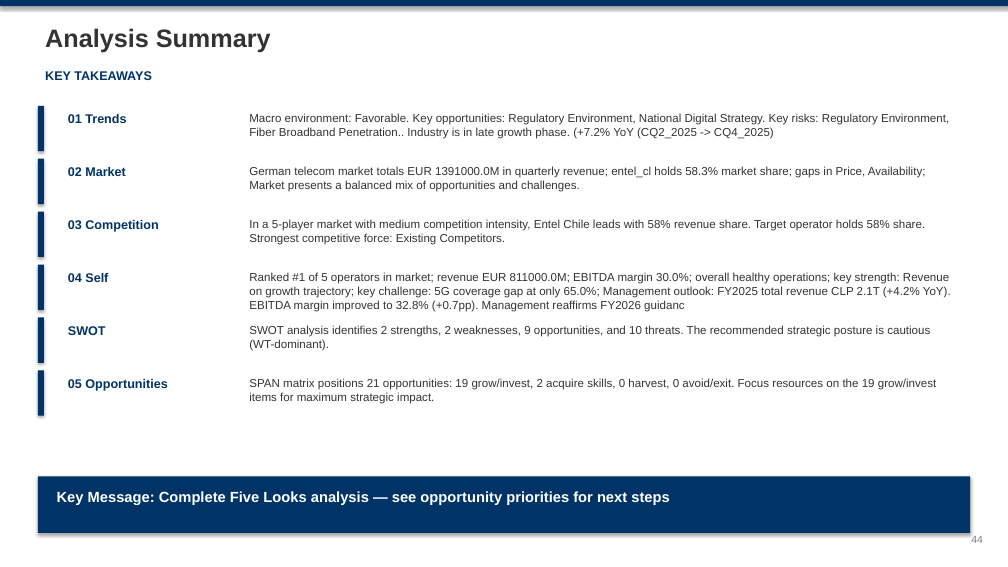
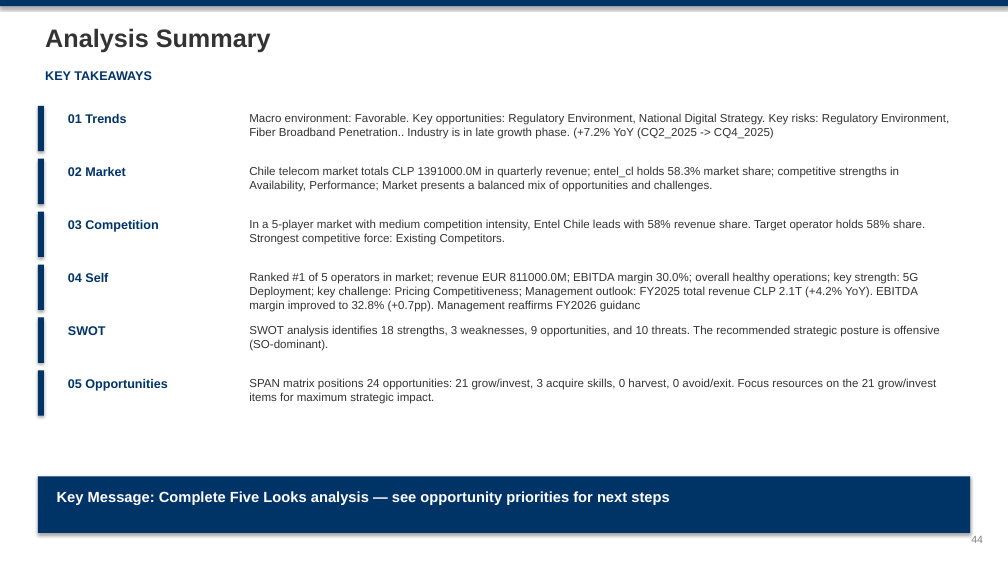
Before and after one commit to mypinseeker/BLM-Financial-Report-Analysis, a slide deck: slide 44 of reports/chile/entel_cl/CQ4_2025/blm_entel_cl_analysis_cq4_2025.pptx. Drawn at 1008x567 pixels with LibreOffice and Linux fonts; fonts in the diff are those of the drawing. Boxes give left, top, right and bottom in pixels: in the first picture for what was removed or moved away, otherwise in the second. Text is boxed around its words. In the diff, an @@ line names an element or a change of style, - is before the commit and + after.

```diff
--- a/reports/chile/entel_cl/CQ4_2025/blm_entel_cl_analysis_cq4_2025.pptx
+++ b/reports/chile/entel_cl/CQ4_2025/blm_entel_cl_analysis_cq4_2025.pptx
@@ text at (249, 166, 899, 192): text changed @@
-German telecom market totals EUR 1391000.0M in quarterly revenue; entel_cl holds 58.3% market share; gaps in Price, Availability; Market presents a balanced mix of opportunities and challenges.
+Chile telecom market totals CLP 1391000.0M in quarterly revenue; entel_cl holds 58.3% market share; competitive strengths in Availability, Performance; Market presents a balanced mix of opportunities and challenges.
@@ text at (249, 272, 918, 312): text changed @@
-Ranked #1 of 5 operators in market; revenue EUR 811000.0M; EBITDA margin 30.0%; overall healthy operations; key strength: Revenue on growth trajectory; key challenge: 5G coverage gap at only 65.0%; Management outlook: FY2025 total revenue CLP 2.1T (+4.2% YoY). EBITDA margin improved to 32.8% (+0.7pp). Management reaffirms FY2026 guidanc
+Ranked #1 of 5 operators in market; revenue EUR 811000.0M; EBITDA margin 30.0%; overall healthy operations; key strength: 5G Deployment; key challenge: Pricing Competitiveness; Management outlook: FY2025 total revenue CLP 2.1T (+4.2% YoY). EBITDA margin improved to 32.8% (+0.7pp). Management reaffirms FY2026 guidanc
@@ text at (249, 325, 940, 351): text changed @@
-SWOT analysis identifies 2 strengths, 2 weaknesses, 9 opportunities, and 10 threats. The recommended strategic posture is cautious (WT-dominant).
+SWOT analysis identifies 18 strengths, 3 weaknesses, 9 opportunities, and 10 threats. The recommended strategic posture is offensive (SO-dominant).
@@ text at (249, 378, 936, 404): text changed @@
-SPAN matrix positions 21 opportunities: 19 grow/invest, 2 acquire skills, 0 harvest, 0 avoid/exit. Focus resources on the 19 grow/invest items for maximum strategic impact.
+SPAN matrix positions 24 opportunities: 21 grow/invest, 3 acquire skills, 0 harvest, 0 avoid/exit. Focus resources on the 21 grow/invest items for maximum strategic impact.
```
Also in this commit, not shown: 12 other slides changed, 15 other files.
